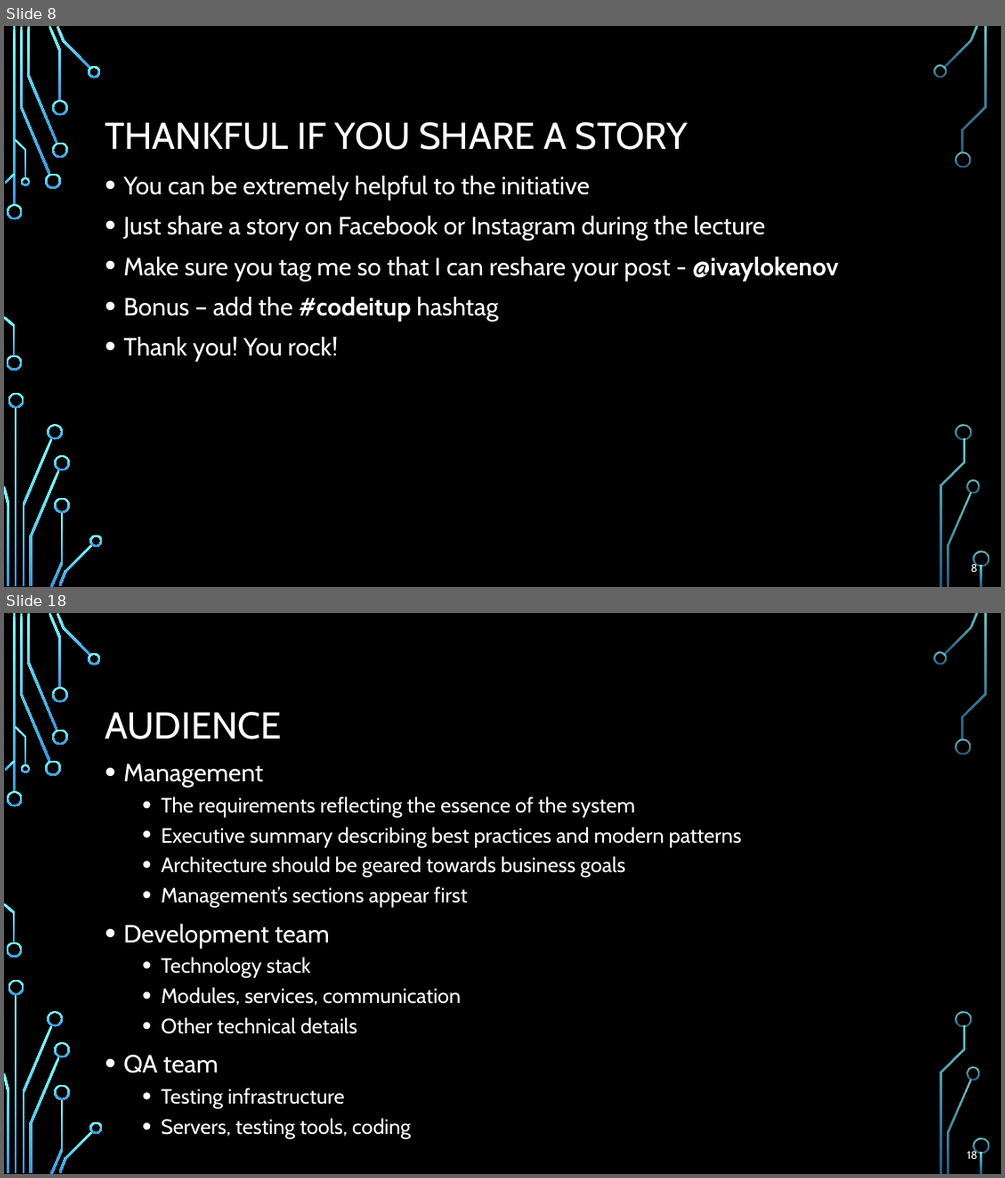
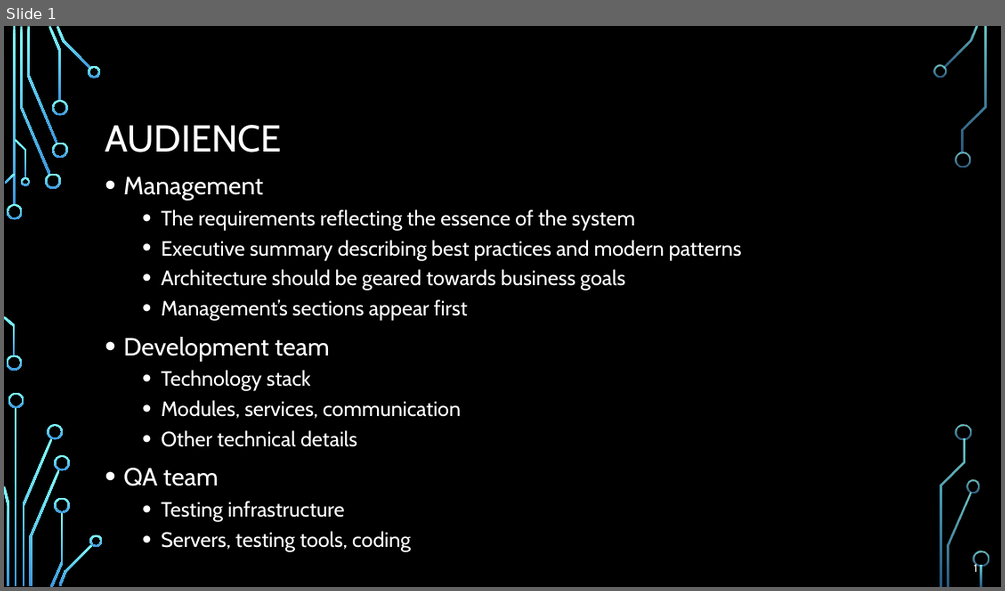
Before and after one commit to profjordanov/doctorate, a slide deck: resources/Software-Architecture-S/Presentation-Part8-Real-Life-Solutions.pptx. Shown one above the other, each under a label of ours: slides 8 and 18 before the commit, slide 1 after it; the slides between them are not shown. The pictures are 1005x1178 and 1005x591 pixels, drawn with LibreOffice and Linux fonts; fonts in the diff are those of the drawing; background and template pictures are left out. Boxes give left, top, right and bottom in pixels: in the first picture for what was removed or moved away, otherwise in the second. Text is boxed around its words. In the diff, an @@ line names an element or a change of style, - is before the commit and + after.

```diff
--- a/resources/Software-Architecture-S/Presentation-Part8-Real-Life-Solutions.pptx
+++ b/resources/Software-Architecture-S/Presentation-Part8-Real-Life-Solutions.pptx
@@ slide 8 removed at (x1=4, y1=26, x2=1001, y2=587), background picture (left out); not listed: 36 template elements that a slide beside it also shows @@
@@ title removed at (x1=105, y1=122, x2=688, y2=150) @@
-THANKFUL IF YOU SHARE A STORY
@@ text removed at (x1=123, y1=176, x2=838, y2=362) @@
-• You can be extremely helpful to the initiative
-• Just share a story on Facebook or Instagram during the lecture
-• Make sure you tag me so that I can reshare your post - @ivaylokenov
-• Bonus – add the #codeitup hashtag
-• Thank you! You rock!
@@ page number removed at (x1=971, y1=562, x2=977, y2=572) @@
-8
@@ what was slide 18 is now slide 1 @@
@@ page number at (x1=973, y1=562, x2=977, y2=572): text changed @@
-18
+1
```
Also in this commit, not shown: 18 other slides removed.
